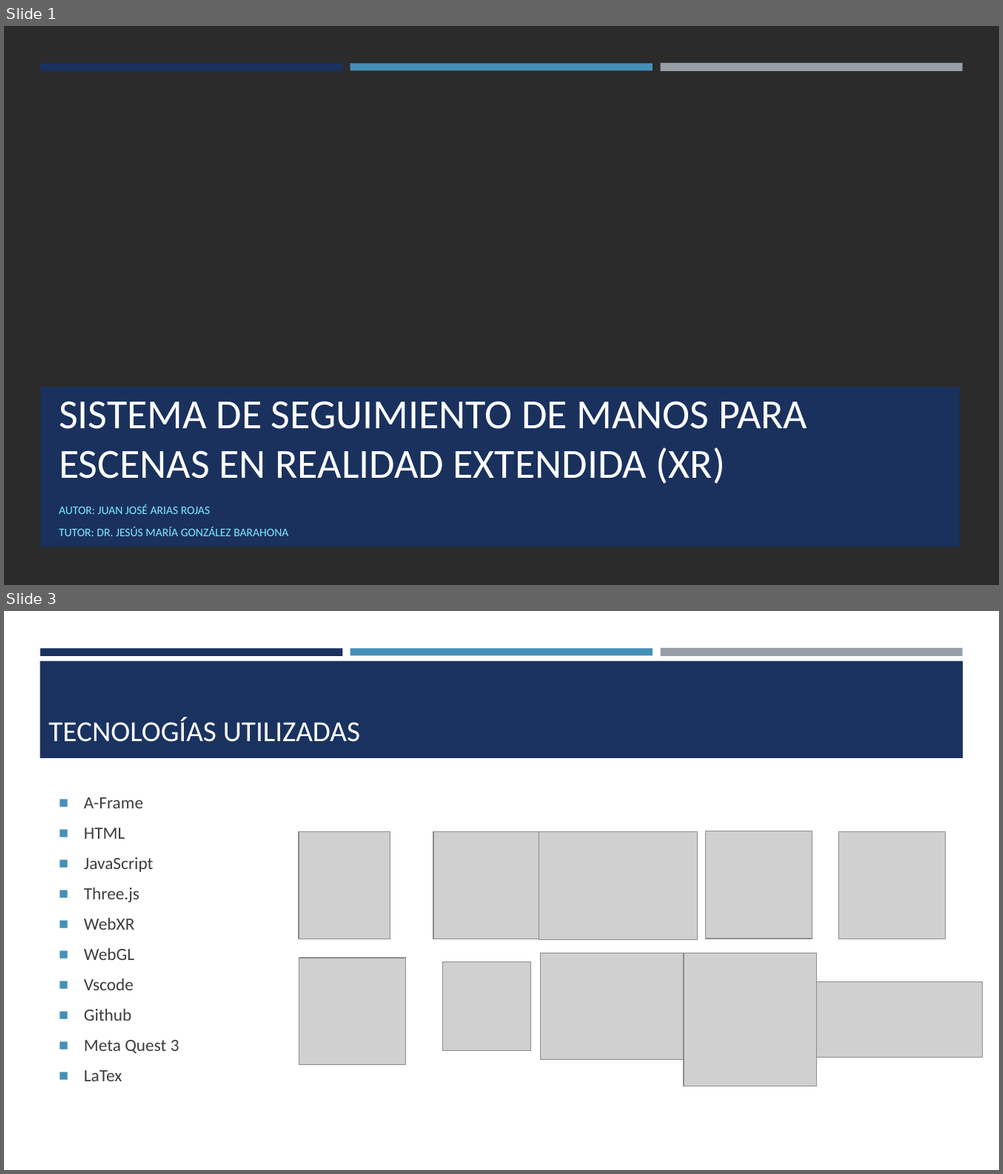
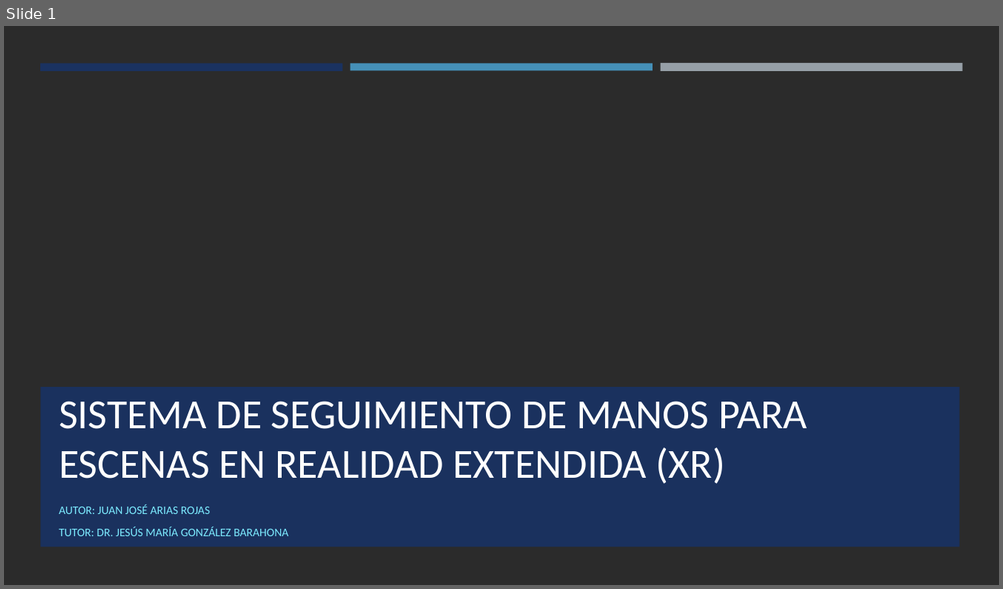
Before and after one commit to JuJoarias/TFG, a slide deck: presentacion/presentacion.pptx. Shown one above the other, each under a label of ours: slides 1 and 3 before the commit, slide 1 after it; the slides between them are not shown. The pictures are 1003x1174 and 1003x589 pixels, drawn with LibreOffice and Linux fonts; fonts in the diff are those of the drawing; grey boxes stand for pictures; background and template pictures are left out; a plain dark background stands for a picture behind light text. Boxes give left, top, right and bottom in pixels: in the first picture for what was removed or moved away, otherwise in the second. Text is boxed around its words. In the diff, an @@ line names an element or a change of style, - is before the commit and + after.

```diff
--- a/presentacion/presentacion.pptx
+++ b/presentacion/presentacion.pptx
@@ slide 3 removed at <box>4,611,999,1170</box>, background #FFFFFF @@
@@ rectangle removed at <box>40,648,343,655</box> @@
@@ rectangle removed at <box>350,648,652,655</box> @@
@@ rectangle removed at <box>660,648,962,657</box> @@
@@ rectangle removed at <box>40,661,963,758</box> @@
@@ title removed at <box>48,717,360,742</box> @@
-TECNOLOGÍAS UTILIZADAS
@@ text removed at <box>84,797,179,1082</box> @@
-■ A-Frame
-■ HTML
-■ JavaScript
-■ Three.js
-■ WebXR
-■ WebGL
-■ Vscode
-■ Github
-■ Meta Quest 3
-■ LaTex
@@ picture removed at <box>299,832,390,940</box> @@
@@ picture removed at <box>433,832,540,940</box> @@
@@ picture removed at <box>539,832,697,940</box> @@
@@ picture removed at <box>706,831,812,939</box> @@
@@ picture removed at <box>839,832,945,940</box> @@
@@ picture removed at <box>299,958,405,1065</box> @@
@@ picture removed at <box>442,963,531,1051</box> @@
@@ picture removed at <box>540,954,706,1060</box> @@
@@ picture removed at <box>684,954,817,1086</box> @@
@@ picture removed at <box>817,982,982,1058</box> @@
```
Also in this commit, not shown: 2 slides changed, 8 slides added.
